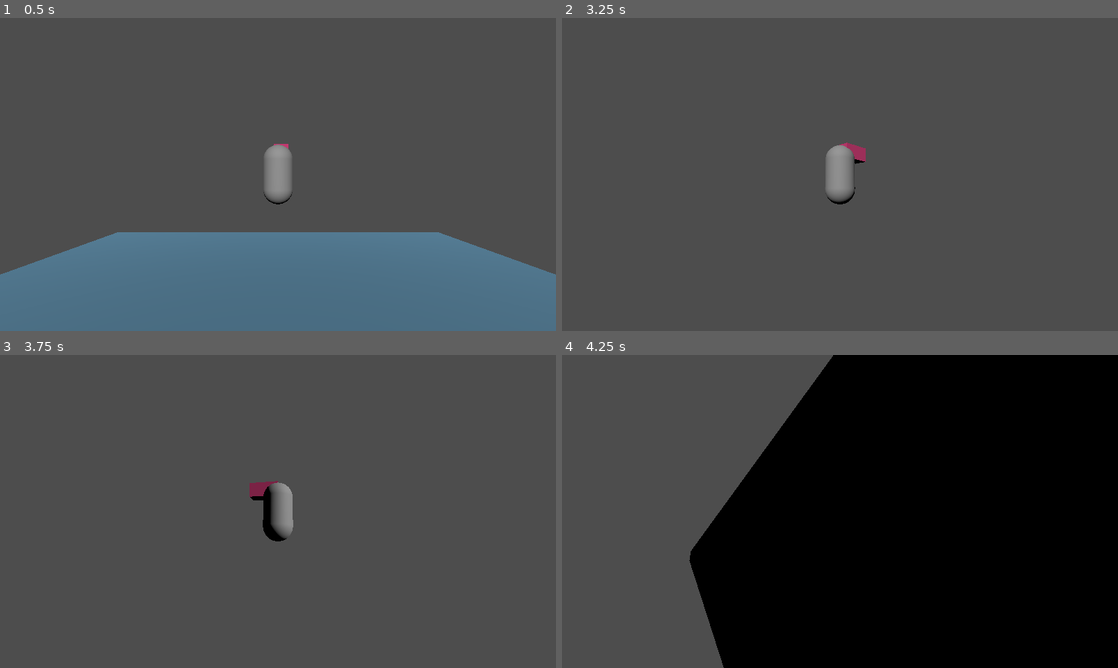
Above: before the commit, frames 1-4 (two rows, left to right).
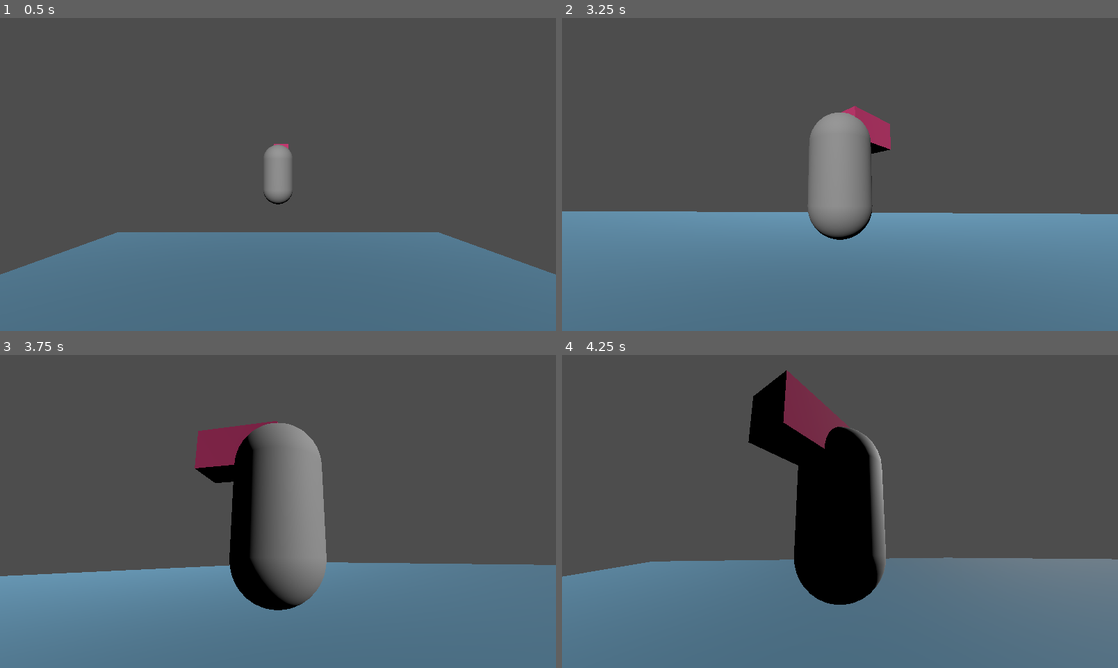
Above: after the commit, the same moments.

Repository: Kotarou0/my-godot-assets
Game: Godot game, scene res://debug/world.tscn
The game is run twice, just before and just after one commit, with the same random seed, the same clock (stepped at 60 frames per second) and the same inputs.
Inputs (mouse positions are in pixels of both pictures, inside the frame that each line leads up to):
- Up to frame 1 (0.5 s): no input
- Up to frame 2 (3.25 s): move the mouse to (867, 174) at 0.52 s; hold Up (ui_up) from 0.53 s (still down); move the mouse to (812, 174) at 1.27 s; move the mouse to (851, 168) at 2.02 s; move the mouse to (834, 180) at 2.77 s
- Up to frame 3 (3.75 s): keep holding Up (ui_up); move the mouse to (316, 514) at 3.52 s
- Up to frame 4 (4.25 s): keep holding Up (ui_up)

Frame 1 is identical in both runs. In frame 2, 41% of the frame differs, in the area x 0-100%, y 28-100%; in frame 3, 38%; in frame 4, 70%, in the area x 0-100%, y 0-100%.

Commit message:
Spring-arm added to the 3rd-person camera. Now, camera has collisions.

Diff:
--- a/3rd-person camera/camera.tscn
+++ b/3rd-person camera/camera.tscn
@@ -1,13 +1,17 @@
-[gd_scene load_steps=2 format=3 uid="uid://b40xtuyhxrrlu"]
+[gd_scene load_steps=3 format=3 uid="uid://b40xtuyhxrrlu"]
 
 [ext_resource type="Script" path="res://3rd-person camera/camera.gd" id="1_khtdl"]
+
+[sub_resource type="SphereShape3D" id="SphereShape3D_ler7a"]
 
 [node name="Pivot" type="Node3D"]
 script = ExtResource("1_khtdl")
 
 [node name="h" type="Node3D" parent="."]
 
-[node name="v" type="Node3D" parent="h"]
+[node name="v" type="SpringArm3D" parent="h"]
+shape = SubResource("SphereShape3D_ler7a")
+spring_length = 6.9
 
 [node name="Camera3D" type="Camera3D" parent="h/v"]
 transform = Transform3D(1, 0, 0, 0, 1, 0, 0, 0, 1, 0, 0, 6.9)
